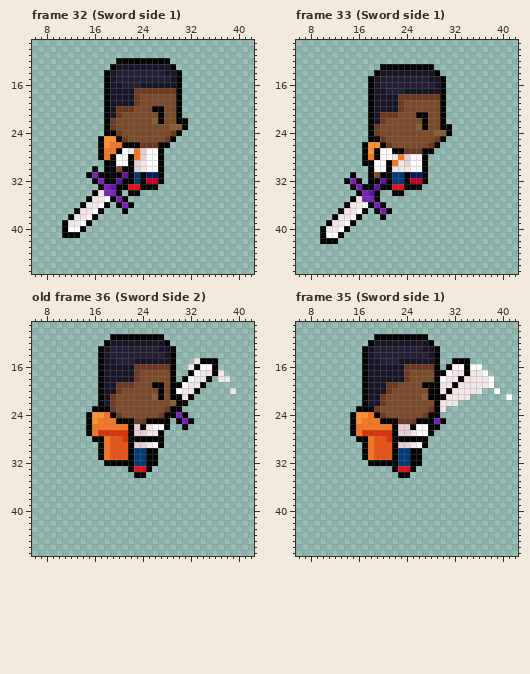
Pixel-art file: Aseprites/Heroi.aseprite. Above is the file before it was changed.
49x55 pixels, 60 frames. Shown: frame 32 (Sword side 1): x 6..42, y 9..47; frame 33 (Sword side 1): x 6..42, y 9..47; old frame 36 (Sword Side 2): x 6..42, y 9..47; frame 35 (Sword side 1): x 6..42, y 9..47. The commit also changed other frames, which this record leaves out.
After:
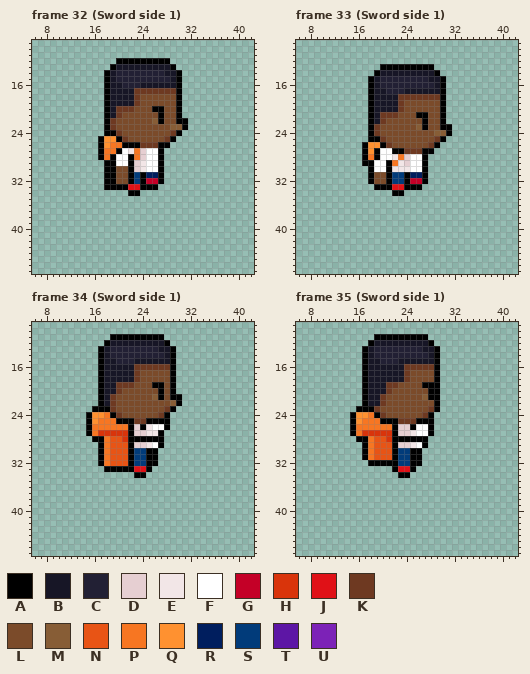
Palette (. is transparent): A #000000  B #171626  C #222034  D #e6cfd2  E #f2e6e7  F #ffffff  G #c40027  H #d9340b  J #e01117  K #6e3921  L #7b4b2a  M #875d36  N #e85415  P #f77622  Q #ff9130  R #001e5e  S #013b7a  T #5d16a5  U #7c22b7
A new or re-ordered frame is compared with the old frame closest to it.
Changes in this commit:
layer "effect" now hidden
layer "sword" now hidden
frames re-ordered
Changed rows in their new state; - is an unchanged pixel.
Frame 32 (Sword side 1):
first column x 11:
30 -----.----L-
31 ----...--LL-
32 -----..--LL-
33 ------.AA---
34 -----.....--
35 ----.......-
36 ---.....-...
37 --.....---.-
38 -.....------
39 .....-------
40 ....--------
41 ...---------
Frame 33 (Sword side 1):
first column x 10:
31 -----.----L-
32 ----...--LL-
33 -----....A--
34 ------....--
35 -----.....--
36 ----.......-
37 ---.....-...
38 --.....---.-
39 -.....------
40 .....-------
41 ....--------
42 ...---------
Frame 34 (Sword side 1) against old frame 36 (Sword Side 2):
first column x 29:
15 ----....---
16 ---.....---
17 ---......--
18 --.....-..-
19 -.....-----
20 -....-----.
21 --..-------
22 --.--------
23 -.---------
24 ...--------
25 -...-------
26 --.--------
first column x 17:
32 APNNN
33 -AAAA
Frame 35 (Sword side 1):
first column x 29:
15 ---...-------
16 --......-----
17 -........----
18 -.........---
19 -.........---
20 -.......--.--
21 -.....------.
22 -...---------
23 -.-----------
24 .------------
25 ..-----------
26 .------------
Changed places in both pictures, as pixel boxes (x1, y1, x2, y2):
changed: (62, 166, 134, 238)
changed: (320, 172, 392, 244)
erased: (170, 358, 236, 430)
changed: (98, 460, 128, 472)
erased: (434, 358, 512, 430)
